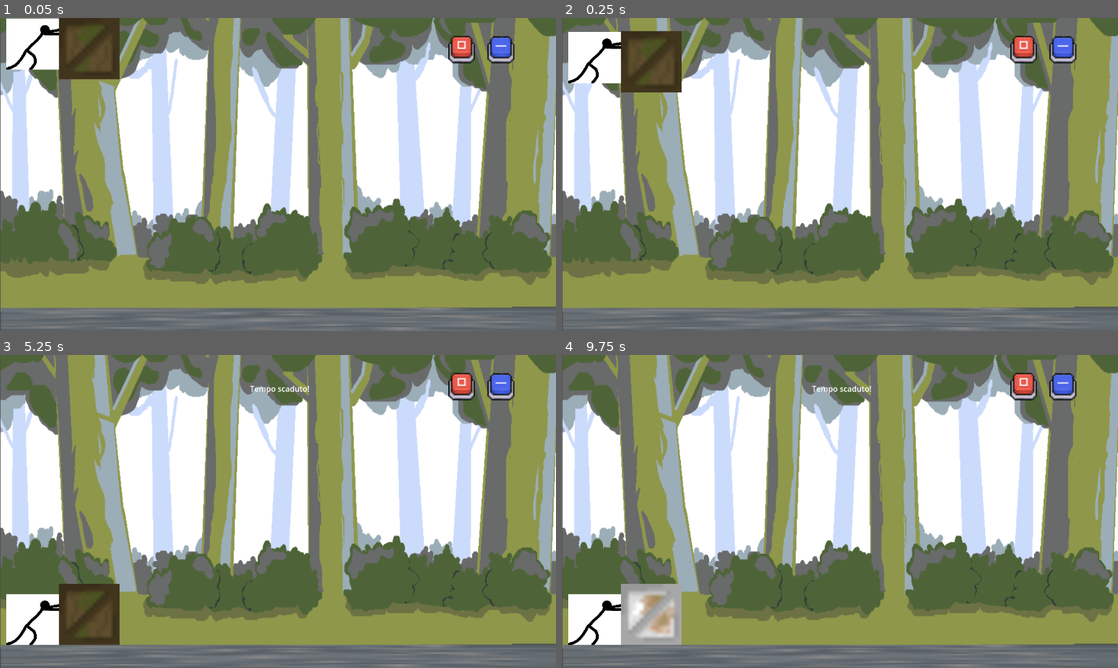
Above: before the commit, frames 1-4 (two rows, left to right).
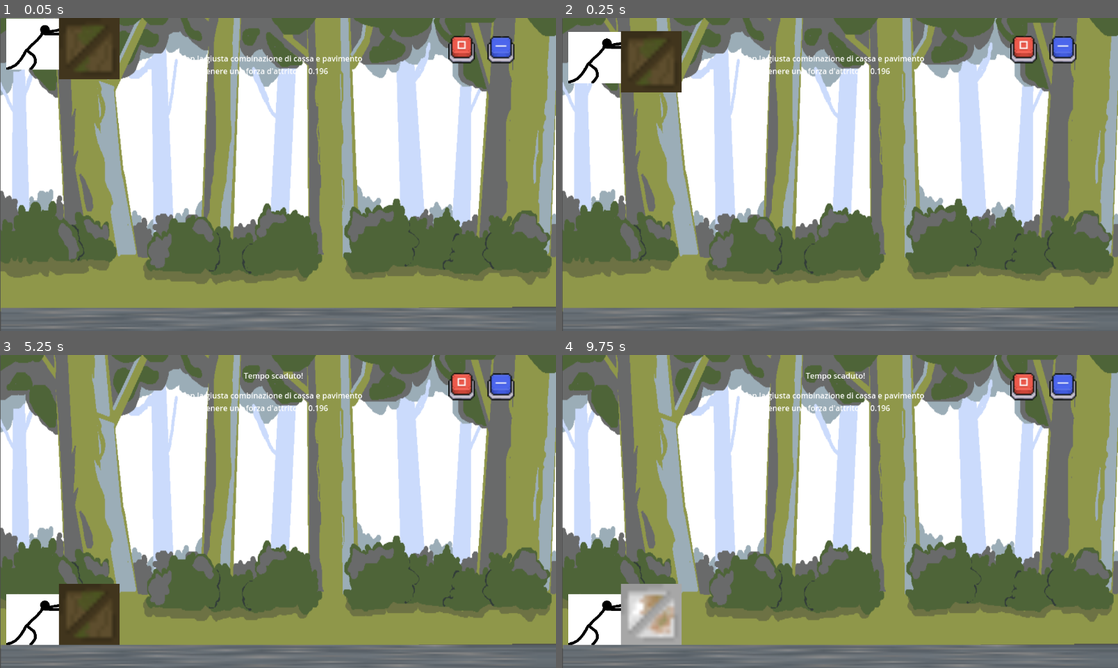
Above: after the commit, the same moments.

Repository: oleksandrkushnir1/lan-party-24-25
Game: Godot game, scene res://Scene/minigioco.tscn
The game is run twice, just before and just after one commit, with the same random seed, the same clock (stepped at 60 frames per second) and the same inputs.
Inputs (mouse positions are in pixels of both pictures, inside the frame that each line leads up to):
- Up to frame 1 (0.05 s): no input
- Up to frame 2 (0.25 s): no input
- Up to frame 3 (5.25 s): click (500, 386) at 0.5 s; click (461, 386) at 1.25 s; click (500, 386) at 2 s; click (461, 386) at 2.75 s; click (500, 386) at 3.5 s; click (461, 386) at 4.25 s; tap Enter (Conferma) at 5, 5.1 s
- Up to frame 4 (9.75 s): tap Space at 5.75, 7.25, 8.75 s; tap Enter (Conferma) at 5.85, 6.5, 6.6, 7.35, 8, 8.1, 8.85, 9.6 s

The runs differ from the first frame. In frame 1, 0.5% of the frame differs, in the area x 32-66%, y 12-18%; in frame 2, 0.5%; in frame 3, 0.7%, in the area x 32-66%, y 5-18%; in frame 4, 0.7%.

Commit message:
aggiunto randomizer di obbiettivi che appare a schermo

Diff:
--- a/minigioco-di-fisica/Scene/minigioco.tscn
+++ b/minigioco-di-fisica/Scene/minigioco.tscn
@@ -13,6 +13,8 @@
 
 [sub_resource type="RectangleShape2D" id="RectangleShape2D_26rne"]
 size = Vector2(38, 648)
+
+[sub_resource type="LabelSettings" id="LabelSettings_cheb7"]
 
 [node name="Minigioco" type="Node2D"]
 
@@ -76,11 +78,19 @@
 autostart = true
 
 [node name="Label" type="Label" parent="."]
-offset_left = 518.0
-offset_top = 58.0
-offset_right = 642.0
-offset_bottom = 81.0
+offset_left = 505.0
+offset_top = 31.0
+offset_right = 635.0
+offset_bottom = 54.0
+theme_override_font_sizes/font_size = 1
 text = "Tempo scaduto!"
+label_settings = SubResource("LabelSettings_cheb7")
+
+[node name="Label2" type="Label" parent="."]
+offset_left = 374.0
+offset_top = 72.0
+offset_right = 748.0
+offset_bottom = 132.0
 
 [connection signal="button_down" from="Button" to="Player" method="_on_button_button_down"]
 [connection signal="button_down" from="Button" to="floor" method="_on_button_button_down"]
--- a/minigioco-di-fisica/Scripts/player.gd
+++ b/minigioco-di-fisica/Scripts/player.gd
@@ -5,11 +5,17 @@
 @onready var timer: Timer = $"../Timer"
 @onready var timer_2: Timer = $"../Timer2"
 @onready var label = $"../Label"
+@onready var label_2 = $"../Label2"
 
 var m = 1
 var y = 1
 var vf = true
 var _vf = true
+
+func _ready() -> void:
+	_start()
+	label_2.text = "Con la giusta combinazione di cassa e pavimento
+	per ottenere una forza d'attrito di %.3f" % _random_float()
 
 func _physics_process(delta: float) -> void:
 	if !timer_2.is_stopped():
@@ -29,6 +35,21 @@
 
 	move_and_slide()
 
+func _start() -> void:
+	timer_2.start()
+
+func _random_float() -> float:
+	var int_list = [0.196, 0.736, 1.962, 7.358]
+	var random_int = _randomize_float(int_list)
+	return random_int
+
+func _randomize_float(list: Array) -> float:
+	if list.size() > 0:
+		var random_index = randi() % list.size()
+		return list[random_index]
+	else:
+		return 0
+
 func _on_button_button_down() -> void:
 	if vf == true:
 		vf = false
Not shown: 1 places in minigioco-di-fisica/Scene/minigioco.tscn that only renumber resources
